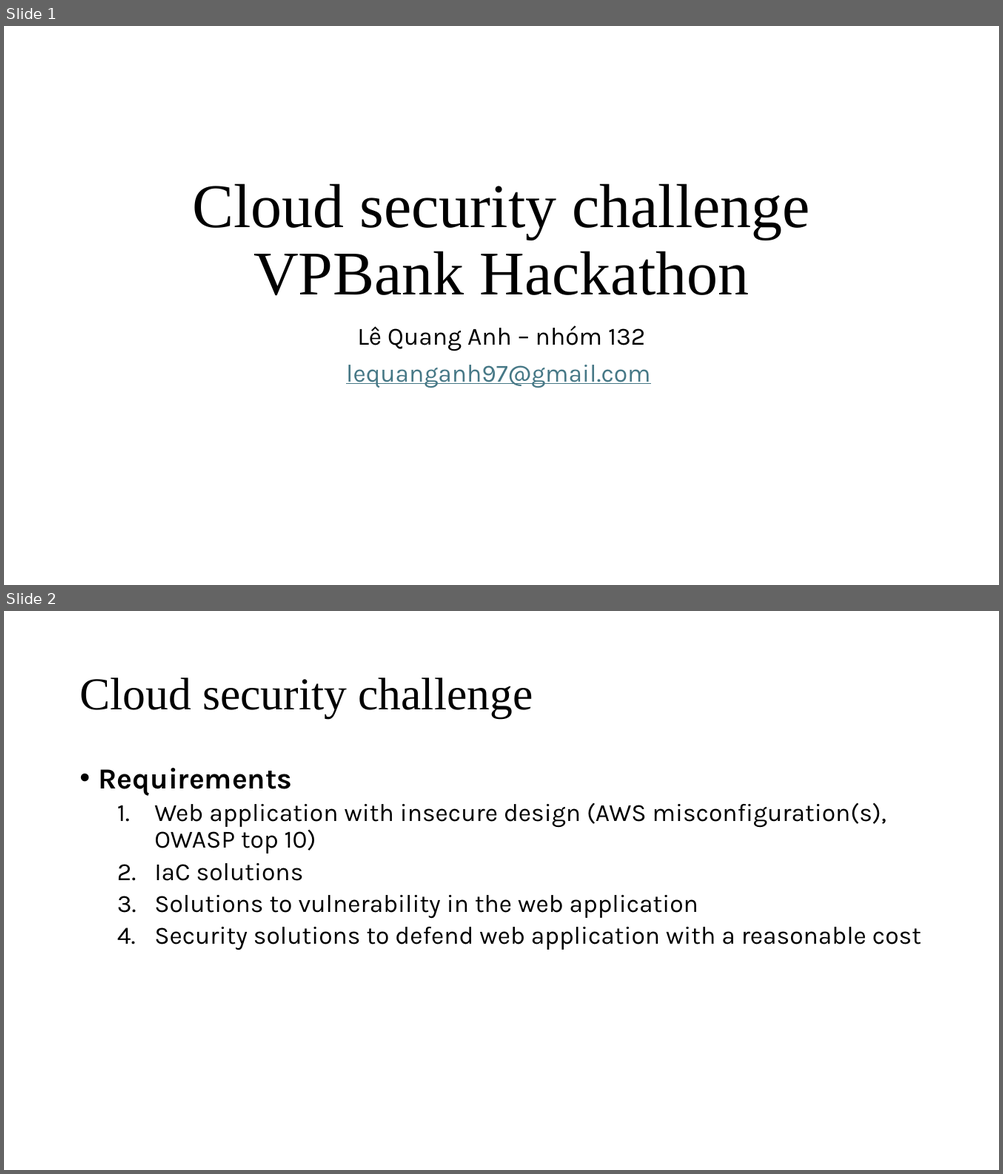
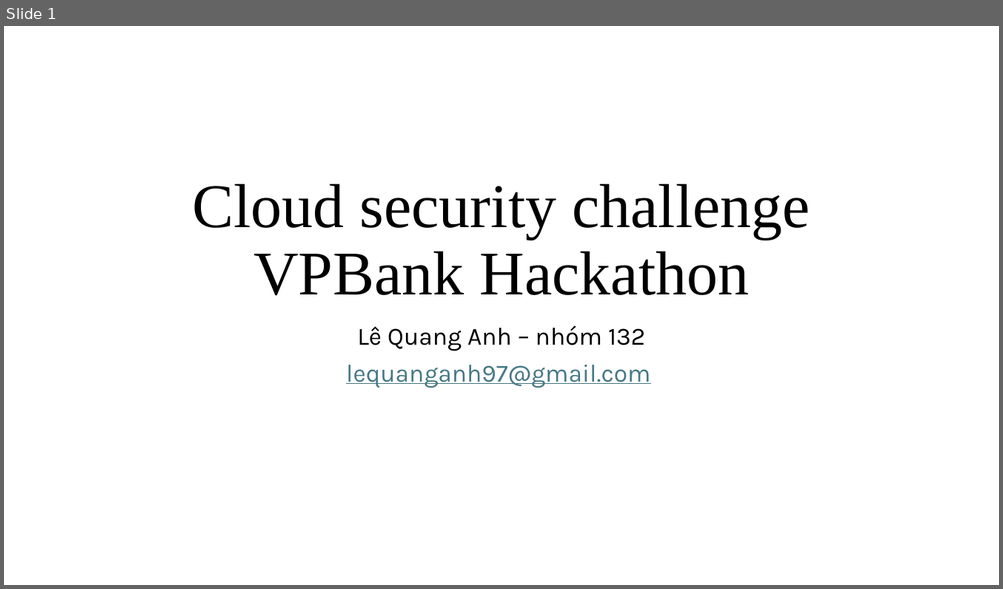
Before and after one commit to LeQA/VPBank-Hackathon, a slide deck: Cloud security challenge.pptm. Shown one above the other, each under a label of ours: slides 1 and 2 before the commit, slide 1 after it. The pictures are 1003x1174 and 1003x589 pixels, drawn with LibreOffice and Linux fonts; fonts in the diff are those of the drawing. Boxes give left, top, right and bottom in pixels: in the first picture for what was removed or moved away, otherwise in the second. Text is boxed around its words. In the diff, an @@ line names an element or a change of style, - is before the commit and + after.

```diff
--- a/Cloud security challenge.pptm
+++ b/Cloud security challenge.pptm
@@ slide 2 removed at (x1=4, y1=611, x2=999, y2=1170), background #FFFFFF @@
@@ title removed at (x1=79, y1=678, x2=533, y2=718) @@
-Cloud security challenge
@@ text removed at (x1=99, y1=768, x2=921, y2=951) @@
-• Requirements
-  1. Web application with insecure design (AWS misconfiguration(s), OWASP top 10)
-  2. IaC solutions
-  3. Solutions to vulnerability in the web application
-  4. Security solutions to defend web application with a reasonable cost
```
Also in this commit, not shown: 14 slides changed, 4 slides added, 1 other file.
